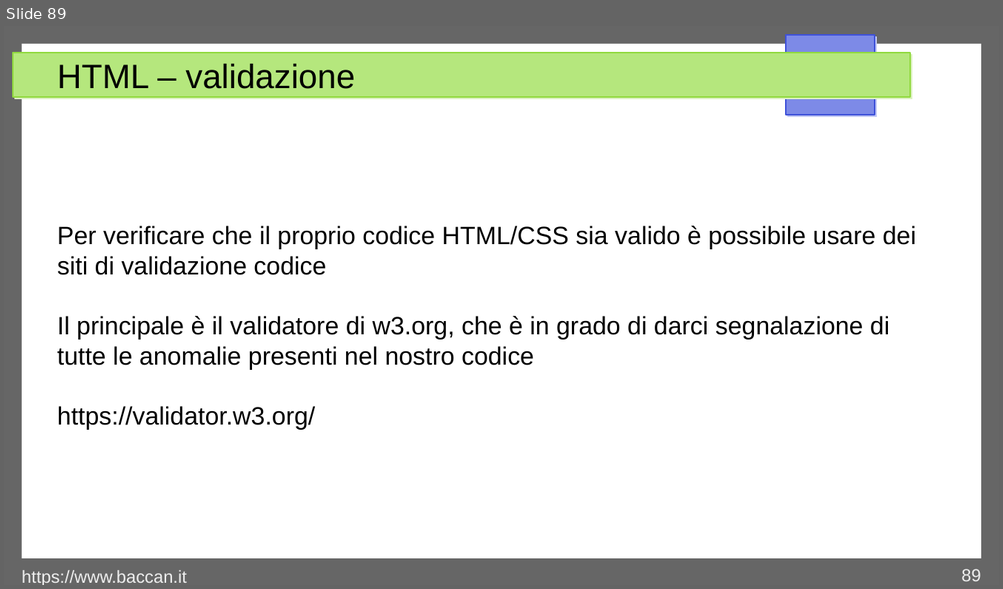
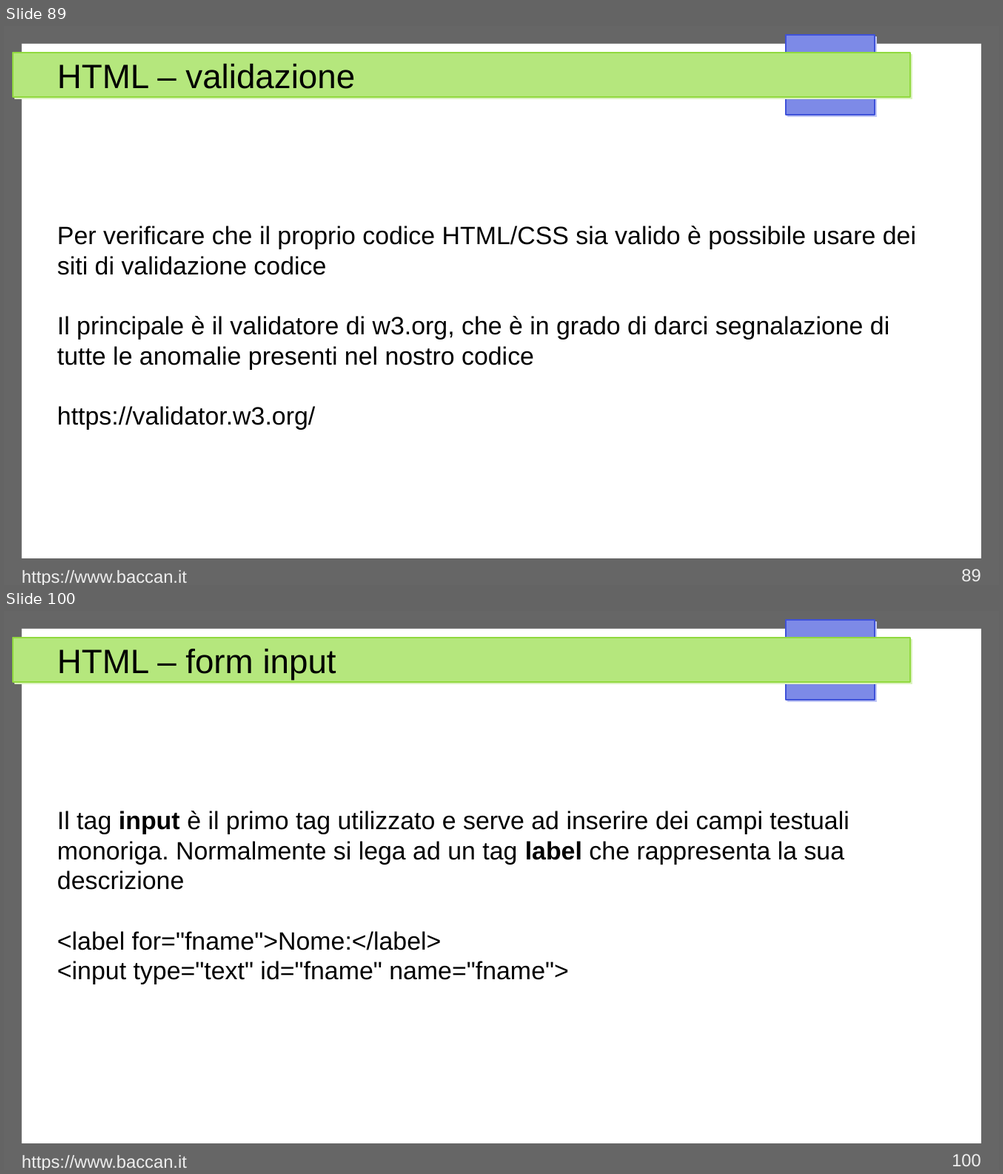
Before and after one commit to matteobaccan/CorsoHTML, a slide deck: Chapter_html.odp. Shown one above the other, each under a label of ours: slide 89 before the commit, slides 89 and 100 after it; the slides between them are not shown. The pictures are 1003x589 and 1003x1174 pixels, drawn with LibreOffice and Linux fonts; fonts in the diff are those of the drawing. Boxes give left, top, right and bottom in pixels: in the first picture for what was removed or moved away, otherwise in the second. Text is boxed around its words. In the diff, an @@ line names an element or a change of style, - is before the commit and + after.

Commit message:
Aggiornamento emoji e form

```diff
--- a/Chapter_html.odp
+++ b/Chapter_html.odp
@@ slide 100 added at bbox=[4, 611, 999, 1170], background #FFFFFF; not listed: 4 template elements that a slide beside it also shows @@
@@ title added at bbox=[57, 649, 336, 680], 27 pt, text #000000 @@
+HTML – form input
@@ text added at bbox=[57, 811, 848, 985], 20 pt, text #000000 @@
+Il tag input è il primo tag utilizzato e serve ad inserire dei campi testuali monoriga. Normalmente si lega ad un tag label che rappresenta la sua descrizione
+<label for="fname">Nome:</label>
+<input type="text" id="fname" name="fname">
@@ text added at bbox=[22, 1156, 187, 1170], 14 pt, text #EEEEEE @@
+https://www.baccan.it
@@ page number added at bbox=[951, 1154, 981, 1167], 14 pt, text #EEEEEE @@
+100
```
Also in this commit, not shown: 1 slide changed, 10 other slides added, 5 other files.
